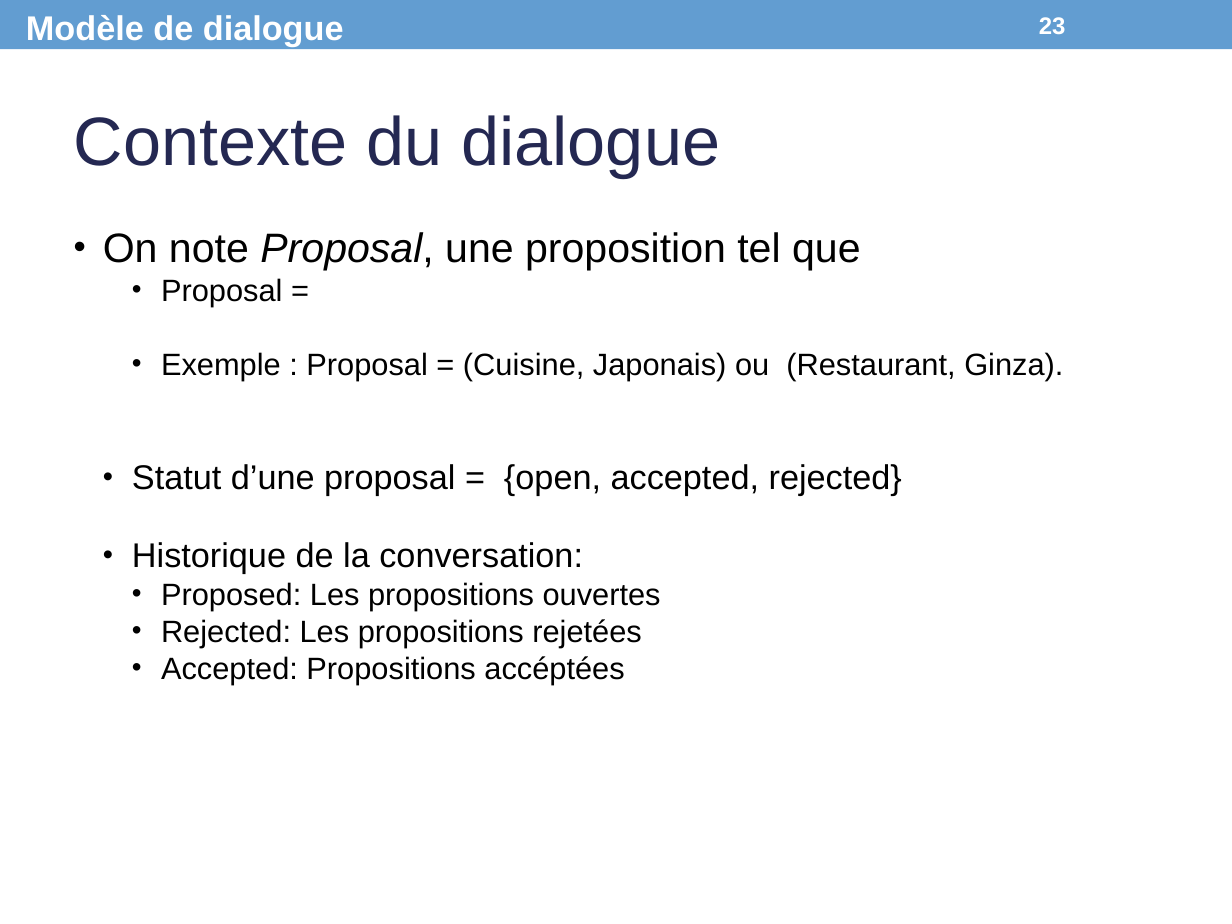
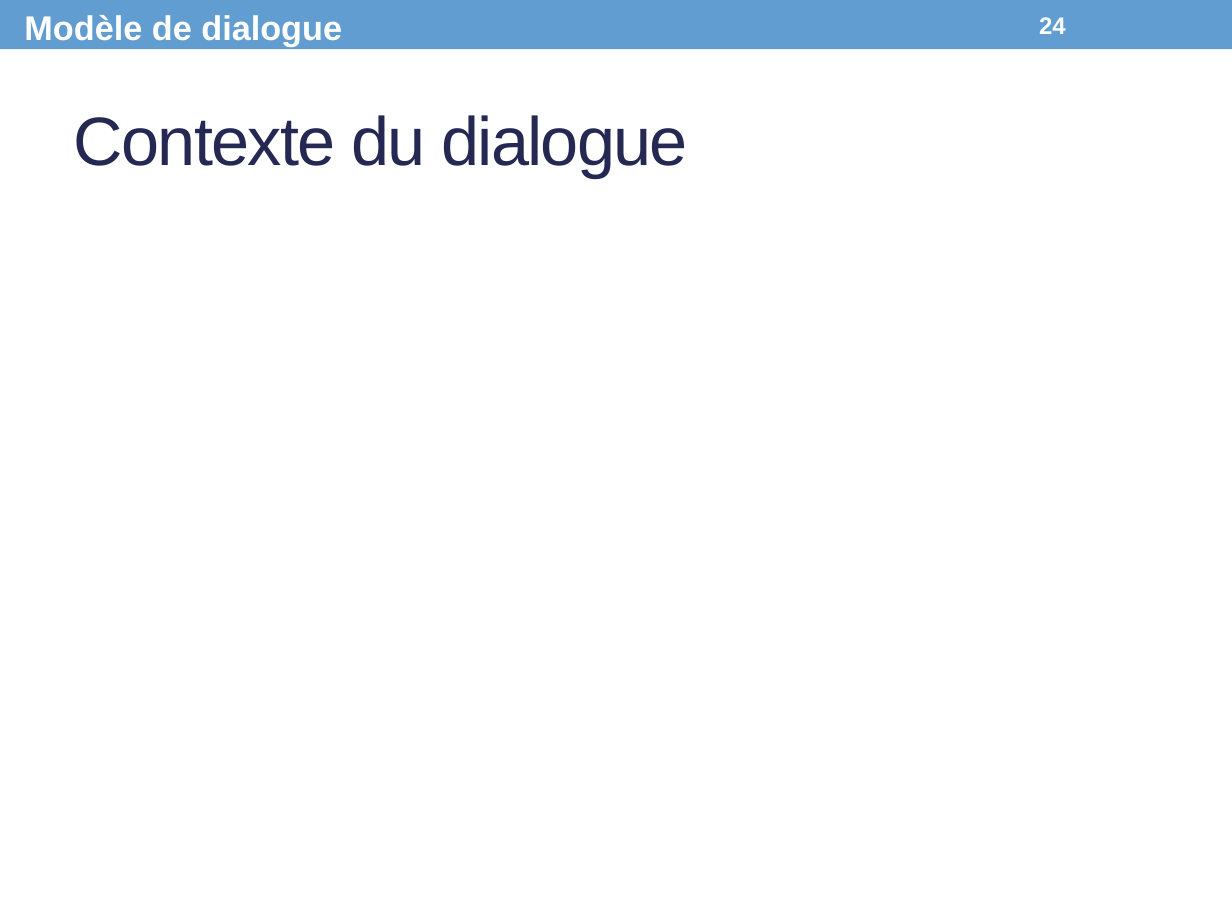
Before and after one commit to Olydia/Discolog, a slide deck: slide 24 of papers/Presentations/CPU_Presentation.pptx (slide 23 before the commit). Drawn at 1232x924 pixels with LibreOffice and Linux fonts; fonts in the diff are those of the drawing; grey boxes stand for pictures. Boxes give left, top, right and bottom in pixels: in the first picture for what was removed or moved away, otherwise in the second. Text is boxed around its words. In the diff, an @@ line names an element or a change of style, - is before the commit and + after.

```diff
--- a/papers/Presentations/CPU_Presentation.pptx
+++ b/papers/Presentations/CPU_Presentation.pptx
@@ page number at bbox=[1039, 17, 1066, 34]: text changed @@
-23
+24
@@ title "Contexte du dialogue" at bbox=[74, 115, 688, 178]: letter spacing 0 to -1 pt @@
@@ text removed at bbox=[103, 232, 1063, 685] @@
-• On note Proposal, une proposition tel que
-    • Proposal =
-    • Exemple : Proposal = (Cuisine, Japonais) ou (Restaurant, Ginza).
-  • Statut d’une proposal = {open, accepted, rejected}
-  • Historique de la conversation:
-    • Proposed: Les propositions ouvertes
-    • Rejected: Les propositions rejetées
-    • Accepted: Propositions accéptées
```
Also in this commit, not shown: 27 other slides changed, 4 slides added, 1 slide removed, 8 other files.
